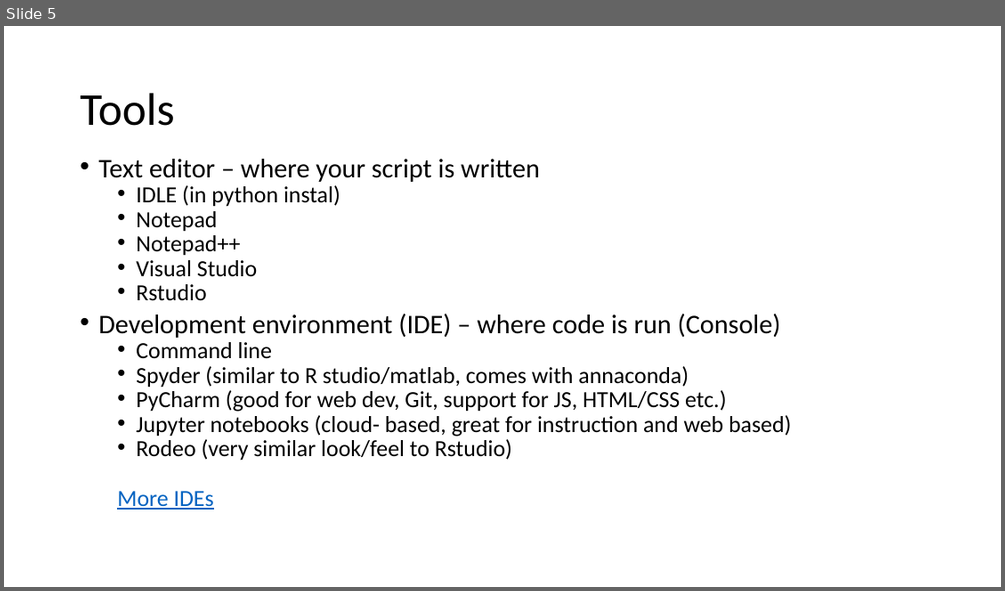
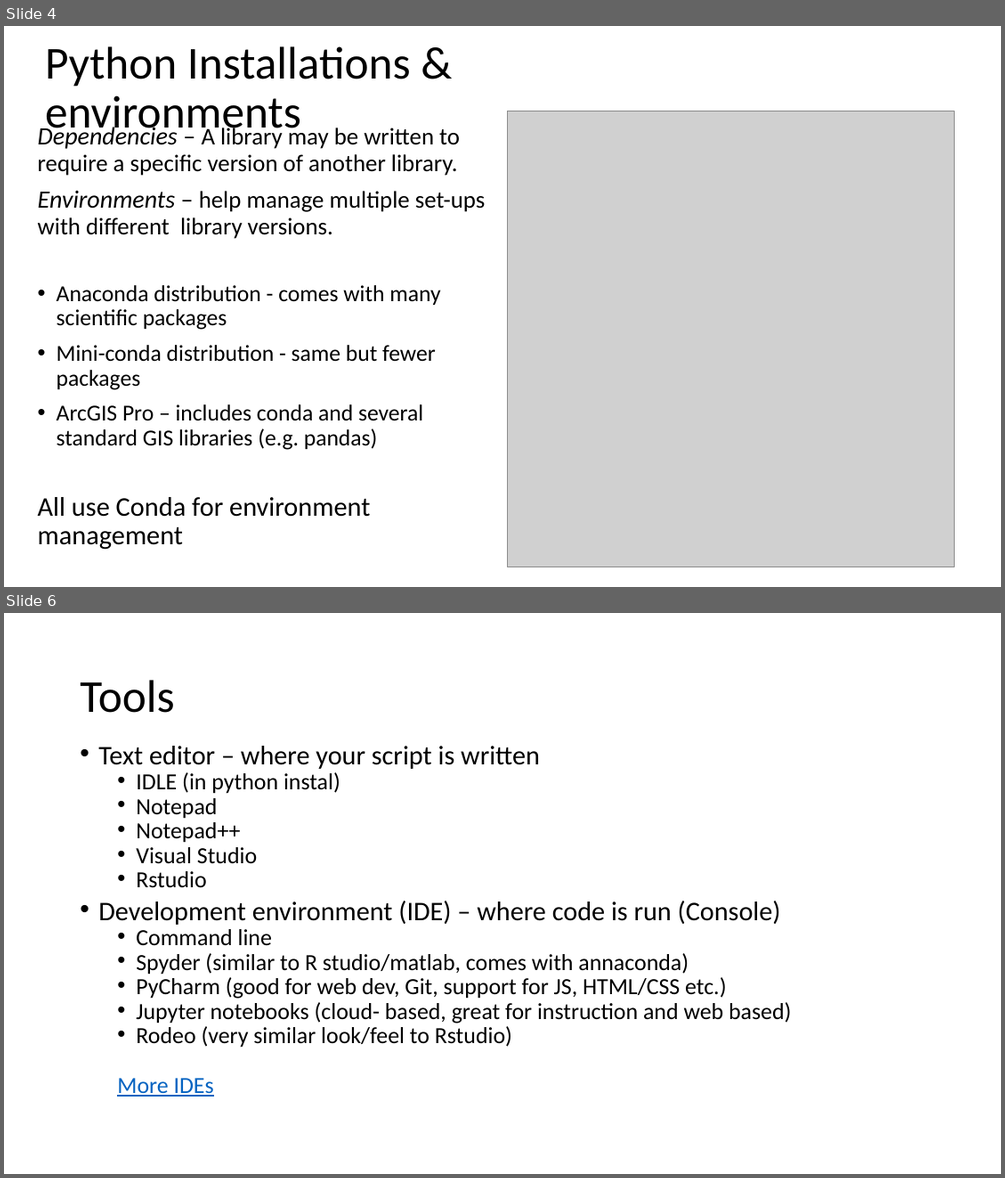
Before and after one commit to jbousquin/py_workgroup, a slide deck: slides/GED_Python_Workgroup_2020_02_20.pptx. Shown one above the other, each under a label of ours: slide 5 before the commit, slides 4 and 6 after it; the slides between them are not shown. The pictures are 1005x591 and 1005x1178 pixels, drawn with LibreOffice and Linux fonts; fonts in the diff are those of the drawing; grey boxes stand for pictures. Boxes give left, top, right and bottom in pixels: in the first picture for what was removed or moved away, otherwise in the second. Text is boxed around its words. In the diff, an @@ line names an element or a change of style, - is before the commit and + after.

```diff
--- a/slides/GED_Python_Workgroup_2020_02_20.pptx
+++ b/slides/GED_Python_Workgroup_2020_02_20.pptx
@@ slide 4 added at (x1=4, y1=26, x2=1001, y2=587), background #FFFFFF @@
@@ title added at (x1=45, y1=46, x2=411, y2=139), 44 pt, text #000000 @@
+Python Installations & environments
@@ text added at (x1=38, y1=124, x2=485, y2=549), 22 pt, text #000000 @@
+Dependencies – A library may be written to require a specific version of another library.
+Environments – help manage multiple set-ups with different library versions.
+• Anaconda distribution - comes with many scientific packages
+• Mini-conda distribution - same but fewer packages
+• ArcGIS Pro – includes conda and several standard GIS libraries (e.g. pandas)
+All use Conda for environment management
@@ picture added at (x1=507, y1=111, x2=954, y2=566) @@
@@ what was slide 5 is now slide 6 @@
```
Also in this commit, not shown: 2 slides changed.
